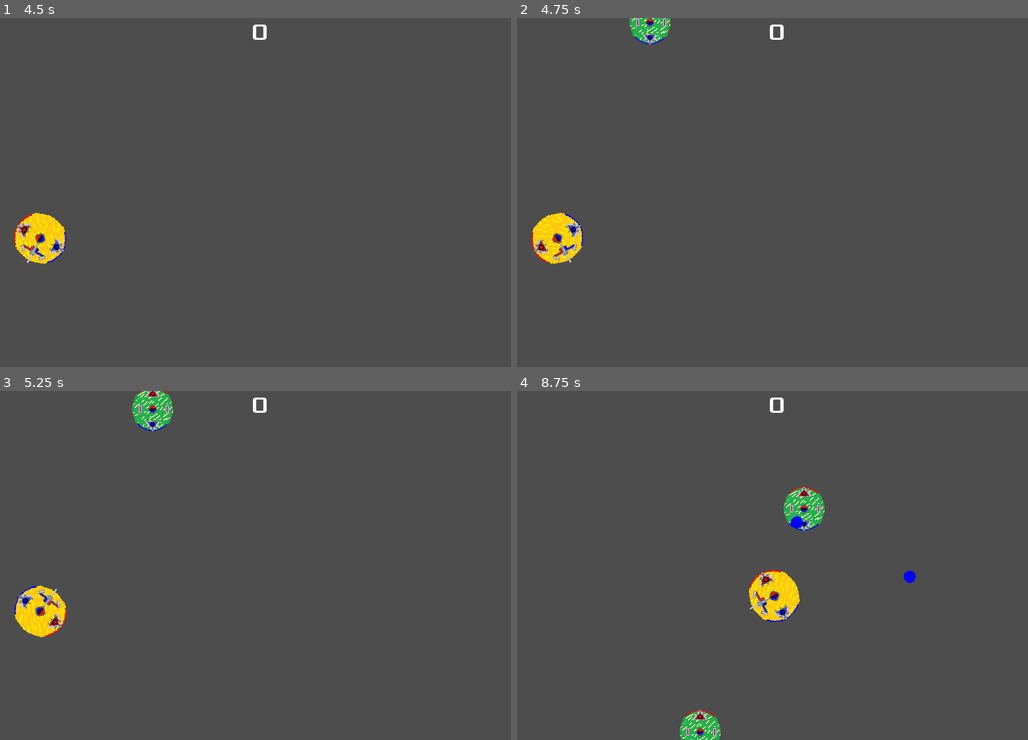
Above: before the commit, frames 1-4 (two rows, left to right).
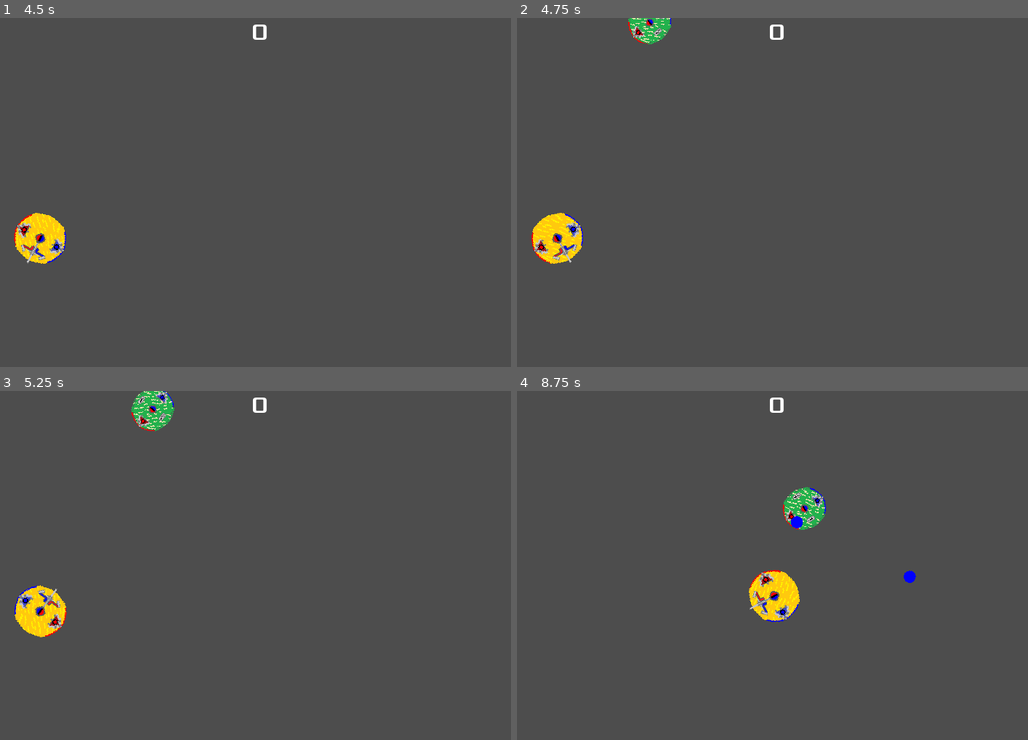
Above: after the commit, the same moments.

Repository: Austincain1006/MelonJam2024
Game: Godot game, scene res://main.tscn
The game is run twice, just before and just after one commit, with the same random seed, the same clock (stepped at 60 frames per second) and the same inputs.
Inputs (mouse positions are in pixels of both pictures, inside the frame that each line leads up to):
- Up to frame 1 (4.5 s): click "Play" at 0.5 s; tap Enter at 1.25 s; move the mouse to (373, 175) at 1.27 s; hold D (RotateRight) 1.28-2.03 s; hold Right mouse button (FireNegative) 1.28-2.03 s; move the mouse to (153, 209) at 2.02 s; hold S (MoveBackward) 2.03-2.78 s; click (153, 209) at 2.1 s; move the mouse to (311, 115) at 2.77 s; hold D (RotateRight) 2.78-3.53 s; hold Right mouse button (FireNegative) 2.78-3.53 s; move the mouse to (235, 262) at 3.52 s; hold W (MoveForward) 3.53-4.28 s; click (235, 262) at 3.6 s; move the mouse to (419, 244) at 4.27 s; hold A (RotateLeft) from 4.28 s (still down); hold Right mouse button (FireNegative) from 4.28 s (still down)
- Up to frame 2 (4.75 s): keep holding A (RotateLeft); keep holding Right mouse button (FireNegative)
- Up to frame 3 (5.25 s): keep holding A (RotateLeft); move the mouse to (102, 513) at 5.02 s; release Right mouse button (FireNegative) at 5.03 s; click (102, 513) at 5.1 s
- Up to frame 4 (8.75 s): move the mouse to (803, 565) at 5.77 s; release A (RotateLeft) at 5.78 s; hold S (MoveBackward) 5.78-6.53 s; hold Right mouse button (FireNegative) 5.78-6.53 s; move the mouse to (700, 478) at 6.52 s; hold D (RotateRight) 6.53-7.28 s; click (700, 478) at 6.6 s; move the mouse to (890, 548) at 7.27 s; hold W (MoveForward) 7.28-8.03 s; hold Right mouse button (FireNegative) 7.28-8.03 s; move the mouse to (670, 582) at 8.02 s; hold D (RotateRight) from 8.03 s (still down); click (670, 582) at 8.1 s

Frame 1 is identical in both runs. In frame 2, 0.3% of the frame differs, in the area x 21-31%, y 0-8%; in frame 3, 0.5%; in frame 4, 1.0%, in the area x 31-61%, y 27-100%.

Commit message:
Enemies now Rotate

Diff:
--- a/enemy.gd
+++ b/enemy.gd
@@ -2,6 +2,7 @@
 extends CharacterBody2D
 
 signal enemyDestroyed
+
 
 var fieldMagnitude = 0.2
 var magneticRadius = 50
@@ -10,6 +11,8 @@
 var ionScene : PackedScene
 var speed = 4000
 var destination
+var targetRotation
+var rotationSpeed = 0.5
 var mayFire
 
 func _ready():
@@ -18,7 +21,9 @@
 	navMesh = get_tree().get_root().get_node("Main").getNavMeshArray()
 	ionScene = load("res://ion.tscn")
 	destination = position
-	#$MoveTimer.wait_time = randf()
+	targetRotation = 0
+	setPersonality()
+	$RotateTimer.timeout.emit()
 
 
 func _physics_process(delta):
@@ -26,6 +31,7 @@
 	# Only Move when Far from Destination (Prevents Jitter)
 	if !((position - destination).length() < 1):
 		move_and_slide()
+	rotateEnemy(delta)
 
 
 # Called when Enemy is Hit
@@ -68,3 +74,22 @@
 
 func setDestination(dest):
 	destination = dest
+
+
+# Sets Unique Traits to Each Enemy
+func setPersonality():
+	$MoveTimer.wait_time = randf_range(3, 7)
+	$CannonTimer.wait_time = randf_range(4,7)
+	$RotateTimer.wait_time = randf_range(2, 9)
+	rotationSpeed = randf_range(0.2, 1)
+	targetRotation = randf_range(0, 2 * PI)
+	rotation = targetRotation
+
+
+func _on_rotate_timer_timeout():
+	print("rotate!")
+	targetRotation = randf_range(0, 2 * PI)
+
+
+func rotateEnemy(delta):
+	rotation = lerp_angle(rotation, targetRotation, delta * rotationSpeed)
--- a/enemy.tscn
+++ b/enemy.tscn
@@ -41,5 +41,10 @@
 wait_time = 4.0
 autostart = true
 
+[node name="RotateTimer" type="Timer" parent="."]
+wait_time = 3.0
+autostart = true
+
 [connection signal="timeout" from="CannonTimer" to="." method="_on_cannon_timer_timeout"]
 [connection signal="timeout" from="MoveTimer" to="." method="_on_move_timer_timeout"]
+[connection signal="timeout" from="RotateTimer" to="." method="_on_rotate_timer_timeout"]
--- a/main.gd
+++ b/main.gd
@@ -47,8 +47,8 @@
 
 
 func _on_enemy_spawn_timer_timeout():
-	#print("ENEMY SPAWNED")
-	if numEnemies < MAX_ENEMIES:
+	# Number of Enemies Scale with Score
+	if (numEnemies < MAX_ENEMIES) && (numEnemies < (score / 2) + 1):
 		spawnEnemy()
 		numEnemies += 1
 
@@ -67,6 +67,7 @@
 	$Player.show()
 	$Player.mayFire = true
 	score = 0
+	$HUD.setScore(score)
 
 
 func endGame():
